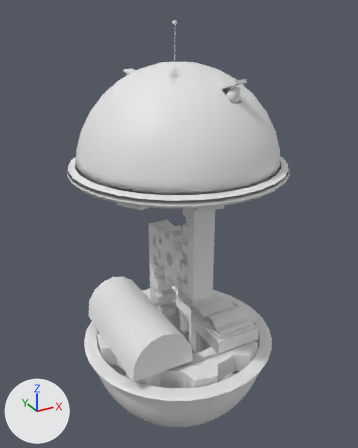
The FBX model Assets/Visual/_PlaceHolder/Player/Characta - beforeBake.fbx as it was, and as the next commit left it.
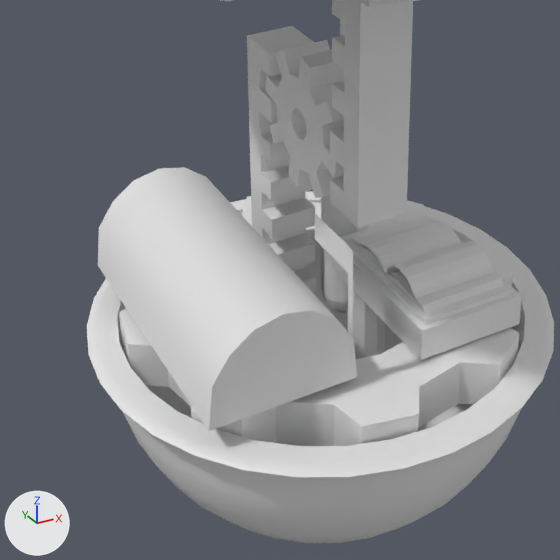
Each version appears first whole from a 50 mm lens placed at (-1.14, -2.08, 1.23), pointed at (0.02, 0.03, 0.18), and next in a close-up on the part from 14% to 77% of the width and 47% to 97% of the height. Every picture has the same lights, and +X, +Y and +Z are marked at lower left. Where no turn or scale is listed for an object, it has been applied to the vertices.

Objects in the first close-up: 'BarreCrantee-bas', 'BarreCrantee-haut', 'Book', 'Character-bottom', 'Cylinder', 'Engrenage', 'Engrenage.001', 'MailBox', 'MailBox_Full', 'Support'.
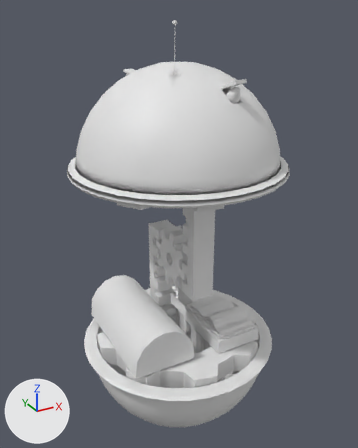
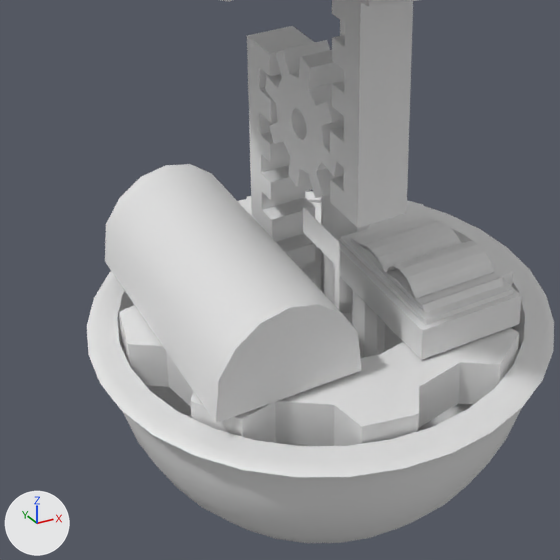
Edits to the scene script, one JSON object a line:
```json
{"block": "me_cylinder_005", "where": "me_cylinder_005.from_pydata(...)  # 34 vertices, 33 faces; spans x -0.166..0.166, y -0.166..0.472, z -0.576..0.17"}
{"block": "me_cylinder_005", "where": "# used by ob_mailbox; location = (-0.259, -0.157, -0.381)"}
{"block": "me_cylinder_005", "change": "me_cylinder_005 part 1: the whole mesh is moved by (0.177, -0.161, 0.195)"}
{"op": "set", "path": "ob_mailbox_full.location", "old": "(-0.104, -0.311, -0.309)", "new": "(-0.086, -0.225, -0.345)"}
{"op": "set", "path": "ob_mailbox.location", "old": "(-0.259, -0.157, -0.381)", "new": "(-0.41, 0.031, -0.588)"}
```

Location of each change, (x1, y1, x2, y2) in pixels of the close-ups (560 x 560 px):
```json
{"object": "MailBox", "change": "moved", "before": [98, 167, 357, 431], "after": [105, 164, 362, 423]}
{"object": "MailBox_Full", "change": "moved", "before": [315, 214, 353, 336], "after": [303, 207, 340, 310]}
```
